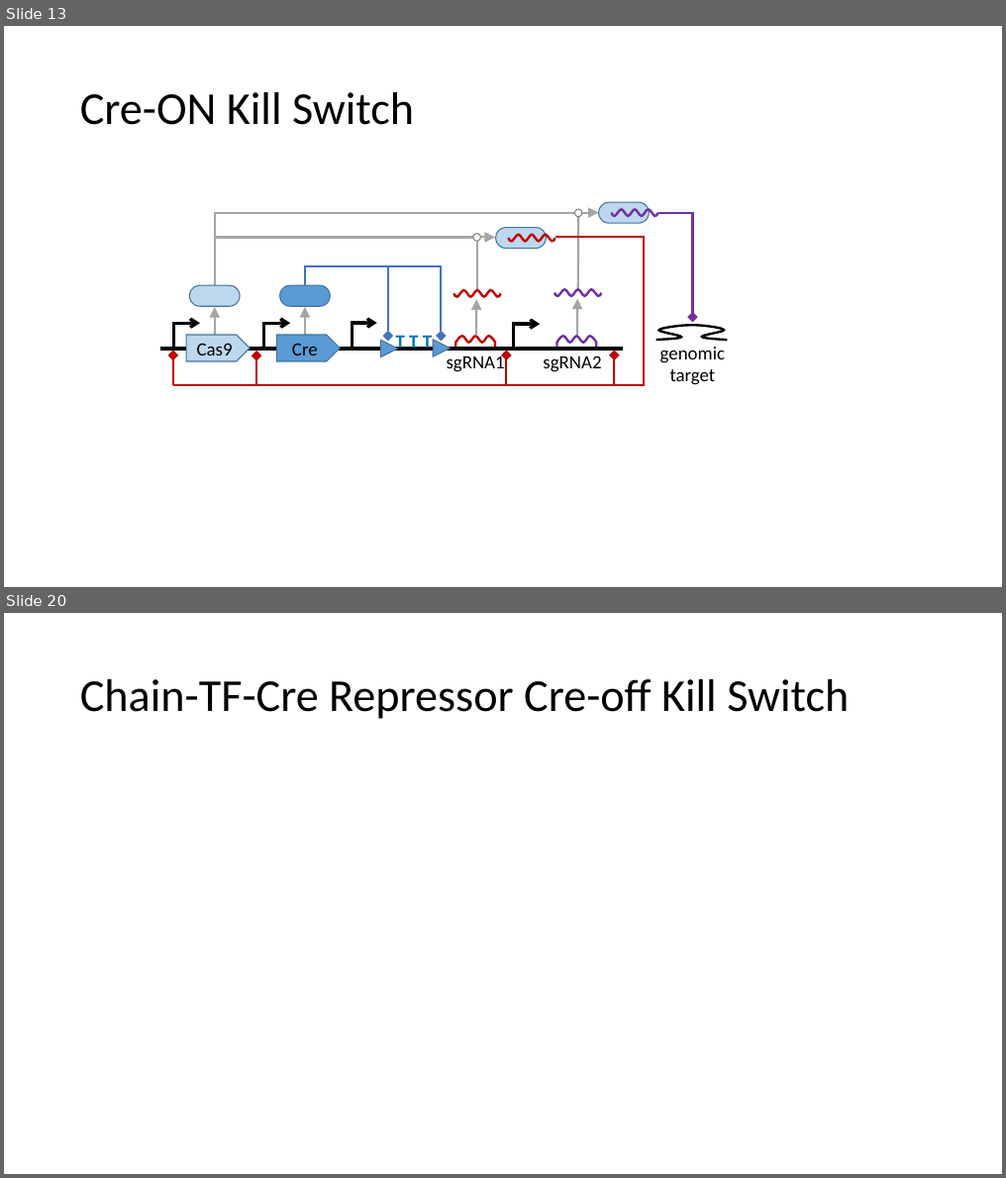
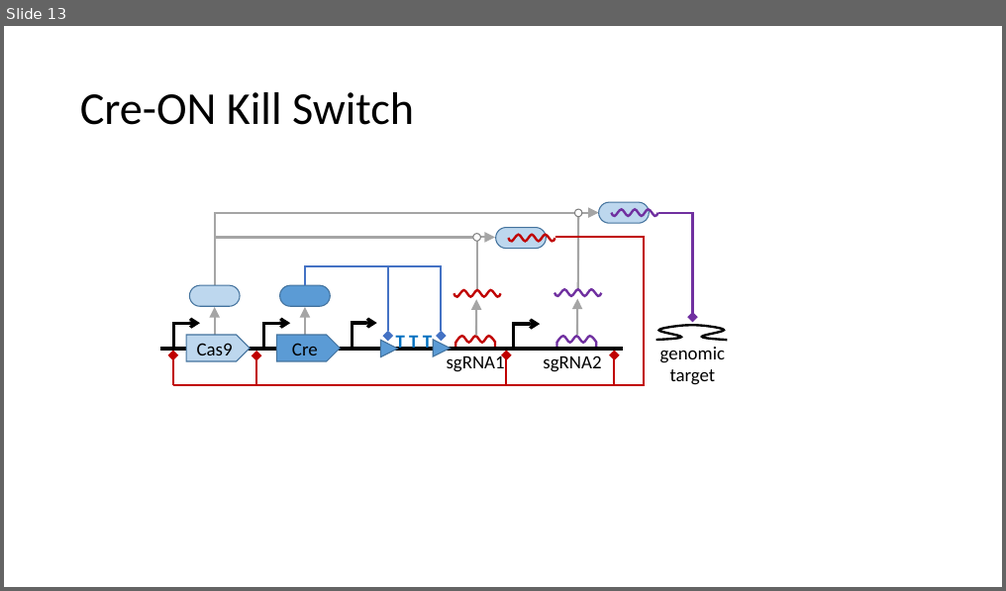
Before and after one commit to TASBE/CRISPR-safety-switches, a slide deck: paper_figures/sbolvisual/17 Combinations.pptx. Shown one above the other, each under a label of ours: slides 13 and 20 before the commit, slide 13 after it; the slides between them are not shown. The pictures are 1006x1178 and 1006x591 pixels, drawn with LibreOffice and Linux fonts; fonts in the diff are those of the drawing. Boxes give left, top, right and bottom in pixels: in the first picture for what was removed or moved away, otherwise in the second. Text is boxed around its words. In the diff, an @@ line names an element or a change of style, - is before the commit and + after.

```diff
--- a/paper_figures/sbolvisual/17 Combinations.pptx
+++ b/paper_figures/sbolvisual/17 Combinations.pptx
@@ slide 20 removed at [4, 613, 1002, 1174], background #FFFFFF @@
@@ title removed at [80, 679, 848, 719] @@
-Chain-TF-Cre Repressor Cre-off Kill Switch
```
Also in this commit, not shown: 4 slides changed, 2 slides added, 7 other slides removed.
